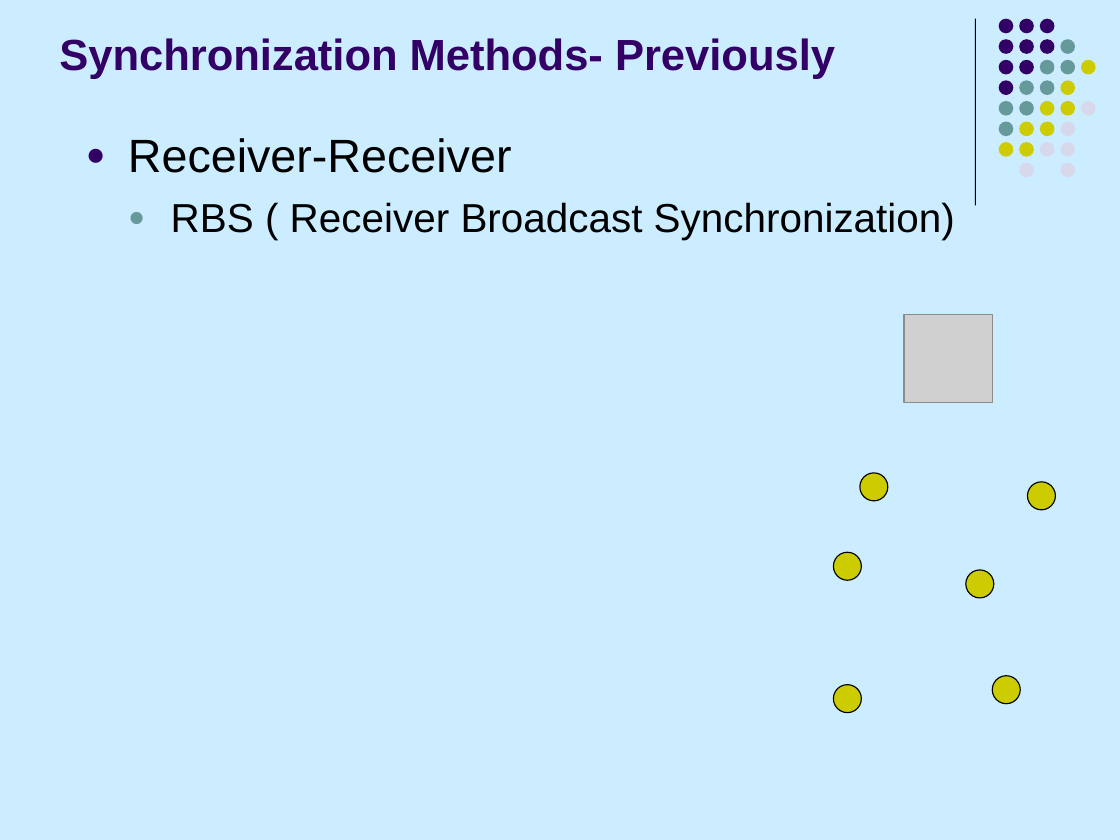
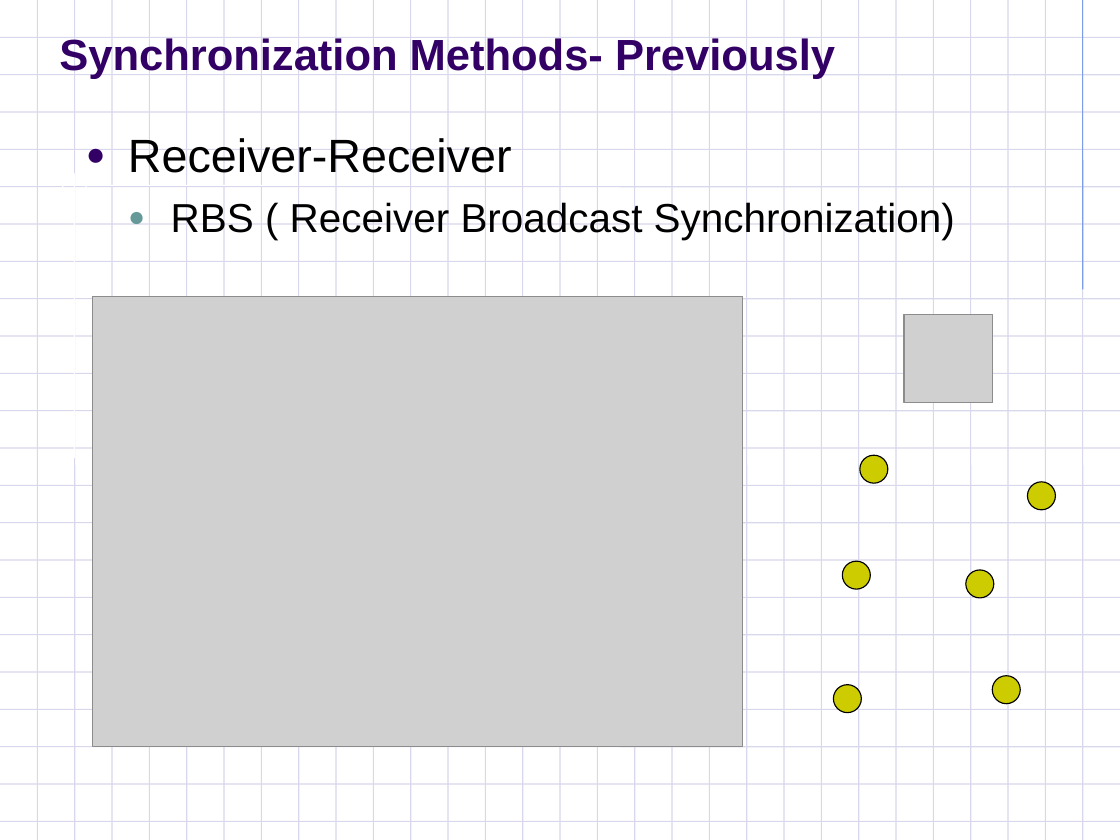
Before and after one commit to fasalex/symposium, a slide deck: slide 11 of Presentation.ppt (slide 10 before the commit). Drawn at 1120x840 pixels with LibreOffice and Linux fonts; fonts in the diff are those of the drawing; grey boxes stand for pictures; background and template pictures are left out. Boxes give left, top, right and bottom in pixels: in the first picture for what was removed or moved away, otherwise in the second. Text is boxed around its words. In the diff, an @@ line names an element or a change of style, - is before the commit and + after.

```diff
--- a/Presentation.ppt
+++ b/Presentation.ppt
@@ background #CCECFF to #FFFFFF @@
@@ line removed from (976, 19) to (976, 205) @@
@@ group added at box(0, 0, 1120, 840): 54 lines, 1 freeform shape @@
@@ group removed at box(999, 19, 1095, 177): 31 ellipses @@
@@ picture added at box(93, 297, 743, 747) @@
@@ ellipse: place and size @@
-ellipse at box(860, 473, 888, 501)
+ellipse at box(860, 455, 888, 483)
@@ ellipse: place and size @@
-ellipse at box(833, 552, 861, 580)
+ellipse at box(842, 561, 870, 589)
```
Also in this commit, not shown: 37 other slides changed, 4 slides added, 5 slides removed, 13 other files.
